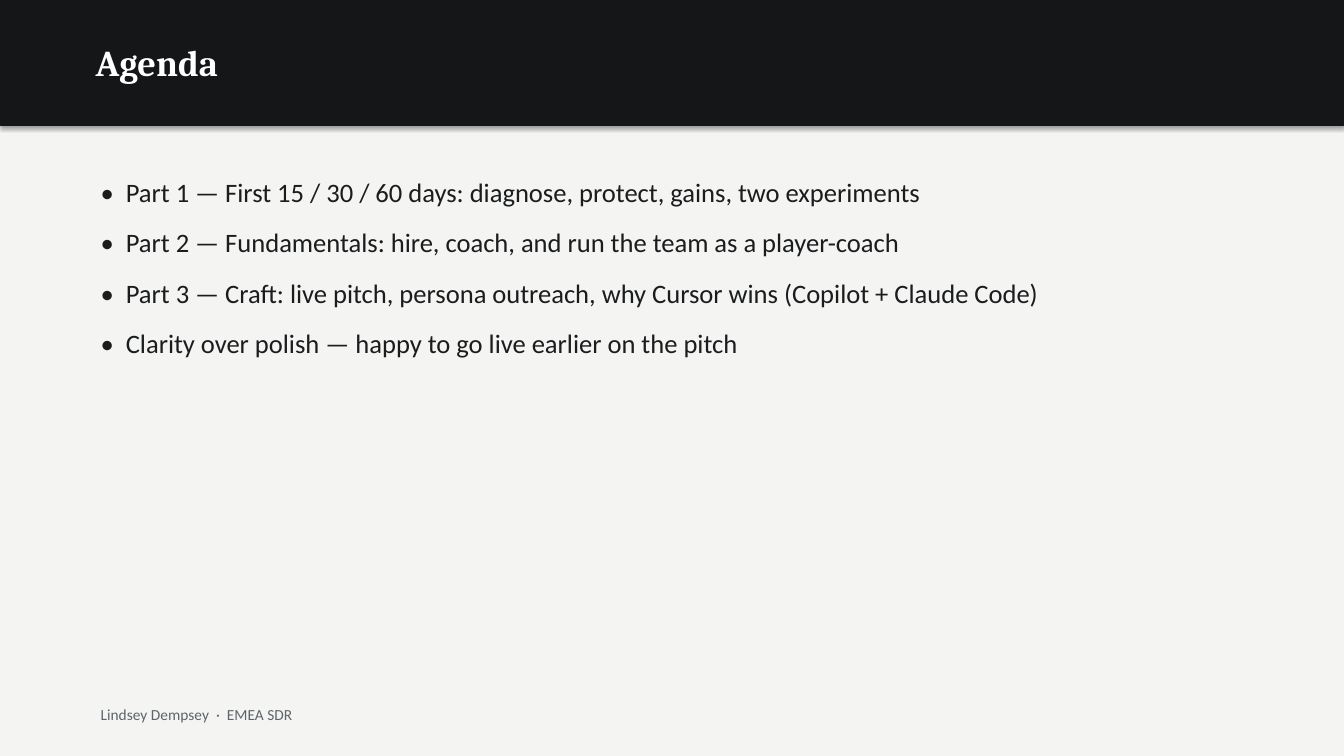
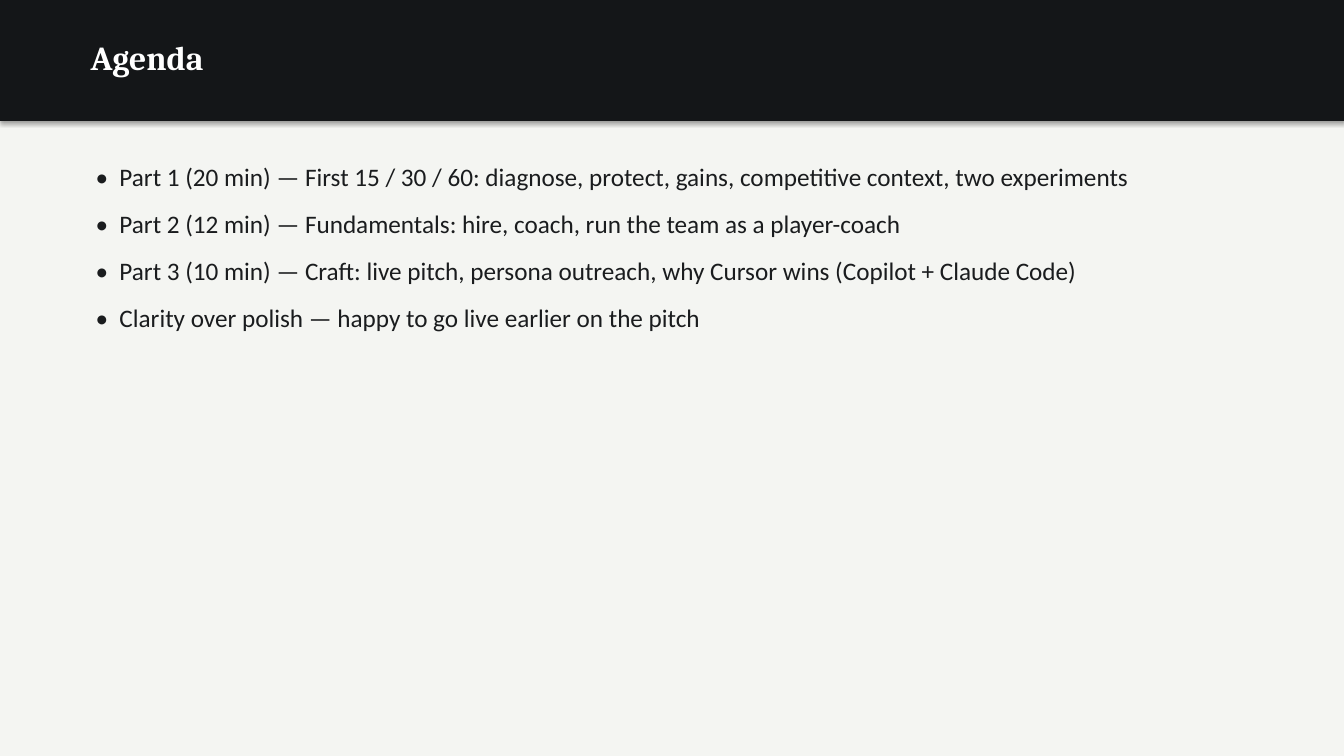
Before and after one commit to dempseli01-stack/lindsey, a slide deck: slide 3 of Lindsey_Presentation.pptx. Drawn at 1344x756 pixels with LibreOffice and Linux fonts; fonts in the diff are those of the drawing. Boxes give left, top, right and bottom in pixels: in the first picture for what was removed or moved away, otherwise in the second. Text is boxed around its words. In the diff, an @@ line names an element or a change of style, - is before the commit and + after.

```diff
--- a/Lindsey_Presentation.pptx
+++ b/Lindsey_Presentation.pptx
@@ rectangle: place and size @@
-rectangle at (0, 0, 1344, 126)
+rectangle at (0, 0, 1344, 121)
@@ text "Agenda" at (91, 46, 204, 78): size 26 to 24 pt @@
@@ text "• Part 1 (20 min) ...": place and size @@
-text "• Part 1 (20 min) ..." at (126, 183, 1037, 358)
+text "• Part 1 (20 min) ..." at (119, 167, 1128, 332)
@@ text at (119, 167, 1128, 284): text changed; size 19 to 18 pt @@
-• Part 1 — First 15 / 30 / 60 days: diagnose, protect, gains, two experiments
-• Part 2 — Fundamentals: hire, coach, and run the team as a player-coach
-• Part 3 — Craft: live pitch, persona outreach, why Cursor wins (Copilot + Claude Code)
+• Part 1 (20 min) — First 15 / 30 / 60: diagnose, protect, gains, competitive context, two experiments
+• Part 2 (12 min) — Fundamentals: hire, coach, run the team as a player-coach
+• Part 3 (10 min) — Craft: live pitch, persona outreach, why Cursor wins (Copilot + Claude Code)
@@ text at (119, 309, 700, 332): size 19 to 18 pt in "• Clarity over polish — happy to ..."; less space between paragraphs @@
@@ text removed at (101, 709, 292, 723) @@
-Lindsey Dempsey · EMEA SDR
```
Also in this commit, not shown: 20 other slides changed, 3 other files.
